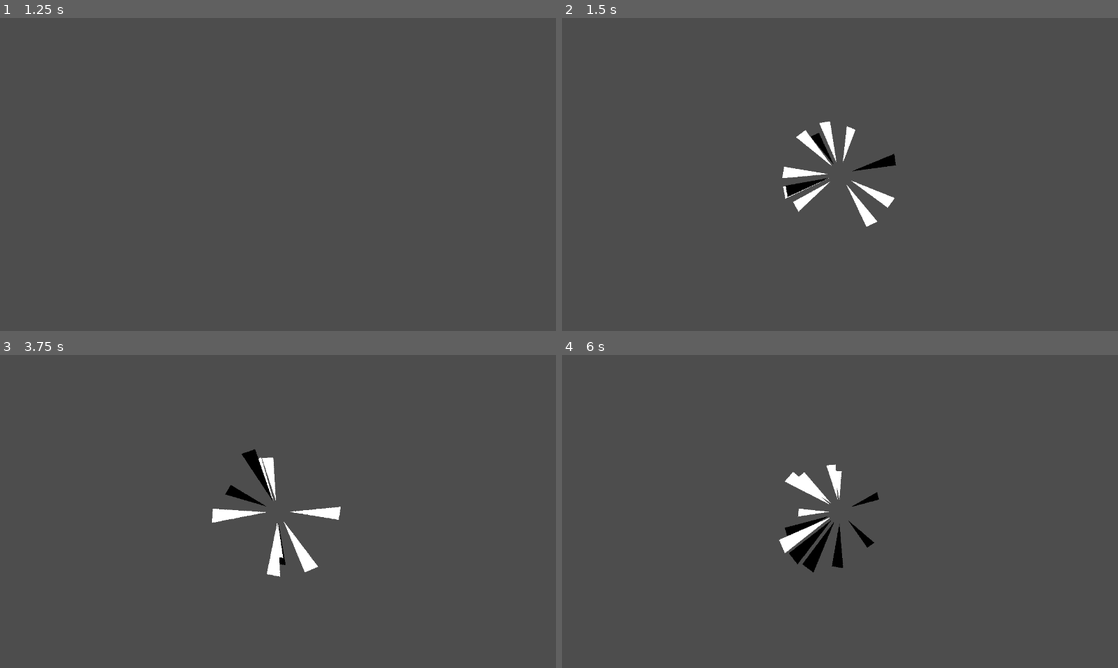
Above: before the commit, frames 1-4 (two rows, left to right).
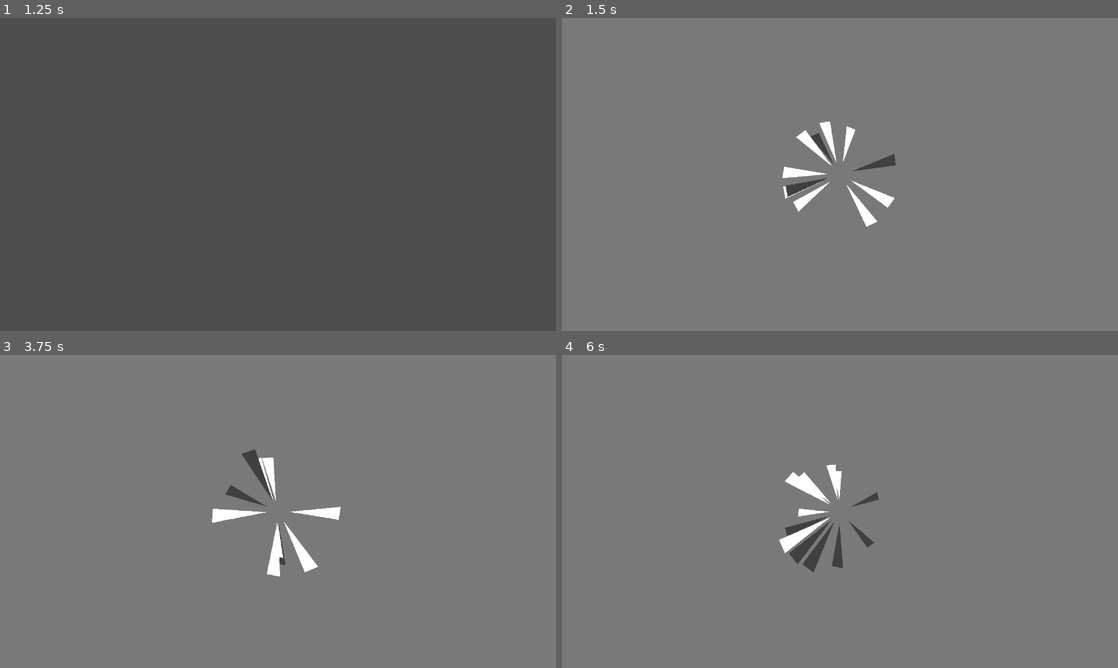
Above: after the commit, the same moments.

Repository: brenioks/Philosophers-Pit-Effects-Port
Game: Godot game, scene res://parry/scenes/main_parry.tscn
Same seed, same stepped clock (60 frames per second), same inputs: the game is played once before the commit and once after it.
Inputs (mouse positions are in pixels of both pictures, inside the frame that each line leads up to):
- Up to frame 1 (1.25 s): tap Enter at 0.5 s; move the mouse to (400, 158) at 0.52 s; hold Right mouse button (parry) from 0.53 s (still down)
- Up to frame 2 (1.5 s): tap Space at 1.25 s; move the mouse to (728, 190) at 1.27 s; release Right mouse button (parry) at 1.28 s; right-click (728, 190) at 1.35 s
- Up to frame 3 (3.75 s): move the mouse to (333, 442) at 2.02 s; hold Right mouse button (parry) 2.03-2.78 s; tap Enter at 2.75 s; move the mouse to (250, 574) at 2.77 s; right-click (250, 574) at 2.85 s; tap Space at 3.5 s; move the mouse to (444, 558) at 3.52 s; hold Right mouse button (parry) from 3.53 s (still down)
- Up to frame 4 (6 s): move the mouse to (673, 464) at 4.27 s; release Right mouse button (parry) at 4.28 s; right-click (673, 464) at 4.35 s; tap Enter at 5 s; move the mouse to (867, 511) at 5.02 s; hold Right mouse button (parry) 5.03-5.78 s; tap Space at 5.75 s; move the mouse to (756, 433) at 5.77 s; right-click (756, 433) at 5.85 s

Frame 1 is identical in both runs. In frame 2, 99% of the frame differs, in the area x 0-100%, y 0-100%; in frame 3, 99%; in frame 4, 99%.

Commit message:
Added a white screen when parrying
the Flashbang CanvasLayer

Diff:
--- a/parry/parry_particle.gd
+++ b/parry/parry_particle.gd
@@ -2,19 +2,22 @@
 
 @onready var particles: CPUParticles2D = $CPUParticles2D
 @onready var unfreeze_timer: Timer = $UnfreezeTimer
+@onready var flashbang: CanvasLayer = $Flashbang
 
 
 func _ready() -> void:
 	particles.one_shot = true
 	particles.emitting = false
+	flashbang.visible = false
 
 func _input(event: InputEvent) -> void:
 	if event is InputEventKey:
 		if event.is_action_pressed("parry"):
 			particles.restart()
 			particles.speed_scale = 0
+			flashbang.visible = true
 			unfreeze_timer.start()
 
-
-func _unfreeze_particles():
+func unfreeze():
 	particles.speed_scale = 1
+	flashbang.visible = false
--- a/parry/scenes/main_parry.tscn
+++ b/parry/scenes/main_parry.tscn
@@ -24,7 +24,7 @@
 
 [node name="Camera2D" type="Camera2D" parent="."]
 
-[node name="ColorRect" type="ColorRect" parent="Camera2D"]
+[node name="Background" type="ColorRect" parent="Camera2D"]
 visible = false
 anchors_preset = 15
 anchor_right = 1.0
@@ -75,4 +75,15 @@
 wait_time = 0.25
 one_shot = true
 
-[connection signal="timeout" from="UnfreezeTimer" to="." method="_unfreeze_particles"]
+[node name="Flashbang" type="CanvasLayer" parent="."]
+visible = false
+
+[node name="ColorRect" type="ColorRect" parent="Flashbang"]
+anchors_preset = 15
+anchor_right = 1.0
+anchor_bottom = 1.0
+grow_horizontal = 2
+grow_vertical = 2
+color = Color(1, 1, 1, 0.25)
+
+[connection signal="timeout" from="UnfreezeTimer" to="." method="unfreeze"]
